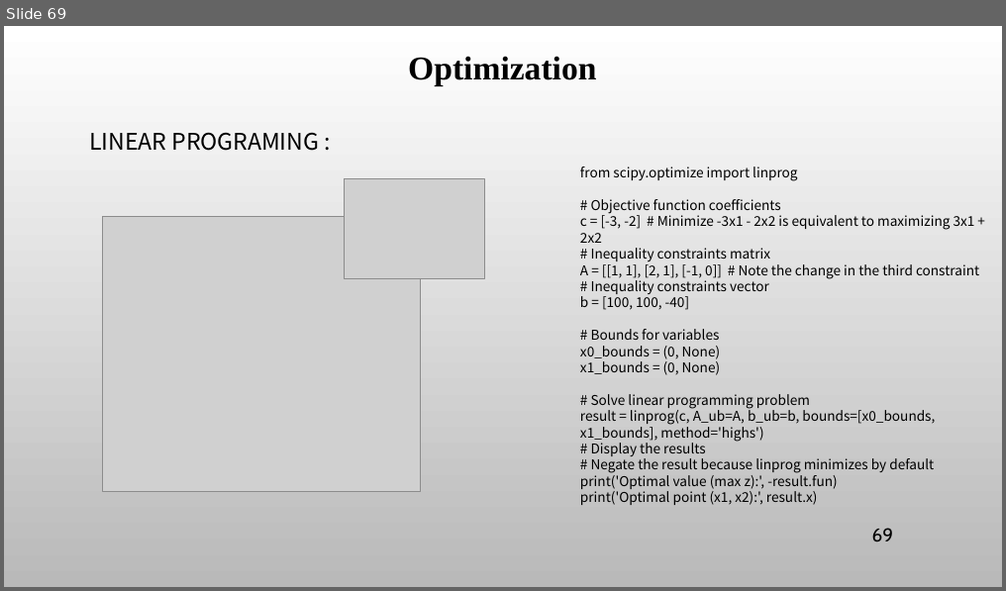
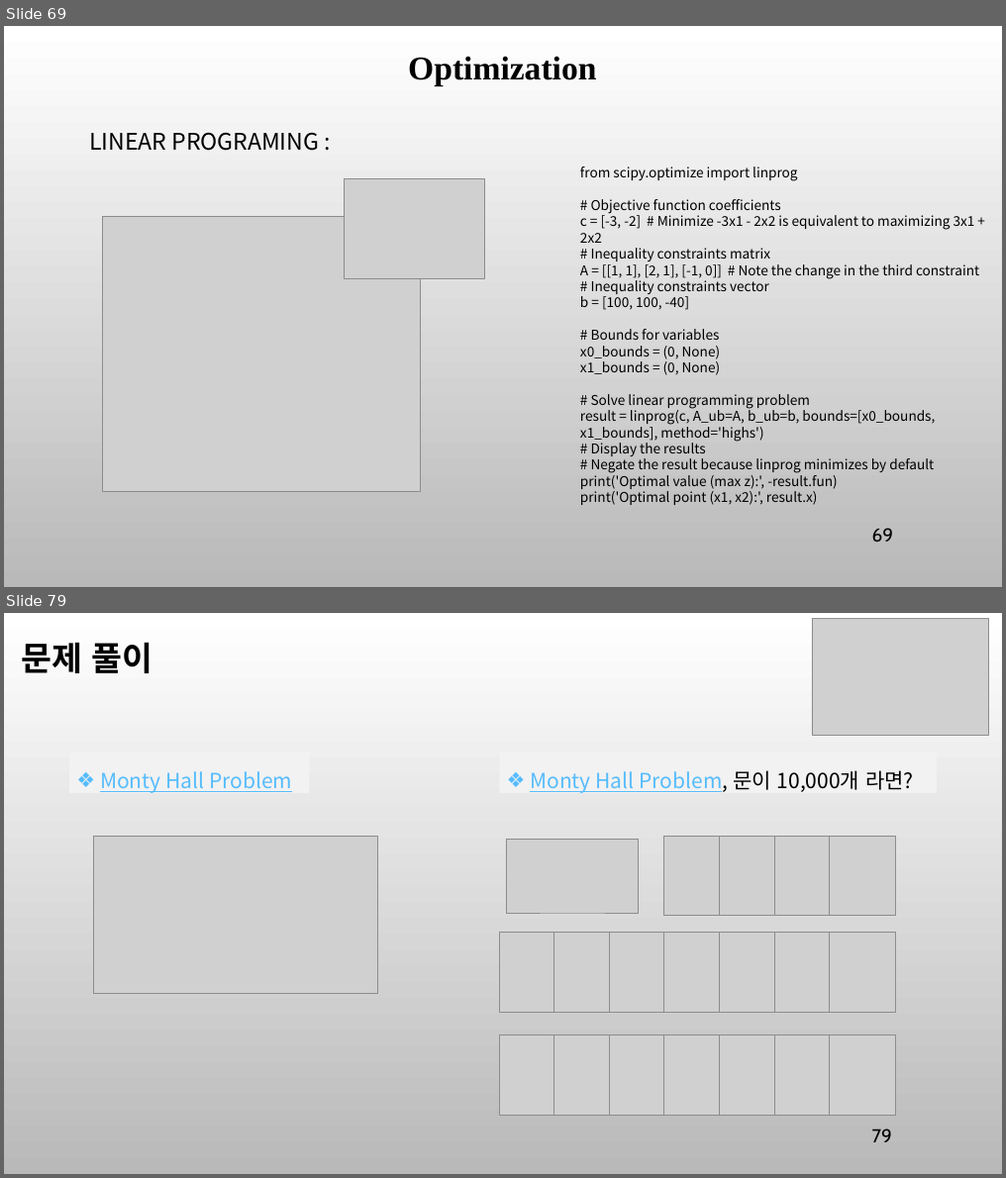
Before and after one commit to ancestor9/mathematics-for-machine-learning, a slide deck: 8_Applications of mathematics.pptx. Shown one above the other, each under a label of ours: slide 69 before the commit, slides 69 and 79 after it; the slides between them are not shown. The pictures are 1006x591 and 1006x1178 pixels, drawn with LibreOffice and Linux fonts; fonts in the diff are those of the drawing; grey boxes stand for pictures; background and template pictures are left out. Boxes give left, top, right and bottom in pixels: in the first picture for what was removed or moved away, otherwise in the second. Text is boxed around its words. In the diff, an @@ line names an element or a change of style, - is before the commit and + after.

```diff
--- a/8_Applications of mathematics.pptx
+++ b/8_Applications of mathematics.pptx
@@ slide 79 added at [4,613,1002,1174], background picture (left out) @@
@@ text added at [21,642,153,673], 32 pt, text #000000, bold @@
+문제 풀이
@@ picture added at [812,618,988,735] @@
@@ rectangle added at [69,752,310,793], fill #F2F2F2, 20 pt, text #56BCFE, underline @@
+❖ Monty Hall Problem
@@ rectangle added at [500,752,937,793], fill #F2F2F2, 20 pt, text #56BCFE, underline @@
+❖ Monty Hall Problem, 문이 10,000개 라면?
@@ picture added at [94,836,377,994] @@
@@ picture added at [506,839,639,912] @@
@@ picture added at [664,836,731,916] @@
@@ picture added at [720,836,786,916] @@
@@ picture added at [774,836,841,916] @@
@@ picture added at [829,836,896,916] @@
@@ picture added at [500,933,566,1013] @@
@@ picture added at [554,933,621,1013] @@
@@ picture added at [610,933,676,1013] @@
@@ picture added at [664,933,731,1013] @@
@@ picture added at [720,933,786,1013] @@
@@ picture added at [774,933,841,1013] @@
@@ picture added at [829,933,896,1013] @@
@@ picture added at [500,1035,566,1115] @@
@@ picture added at [554,1035,621,1115] @@
@@ picture added at [610,1035,676,1115] @@
@@ picture added at [664,1035,731,1115] @@
@@ picture added at [720,1035,786,1115] @@
@@ picture added at [774,1035,841,1115] @@
@@ picture added at [829,1035,896,1115] @@
@@ page number added at [872,1129,892,1143], 18 pt, text #000000 @@
+79
```
Also in this commit, not shown: 15 other slides added.
